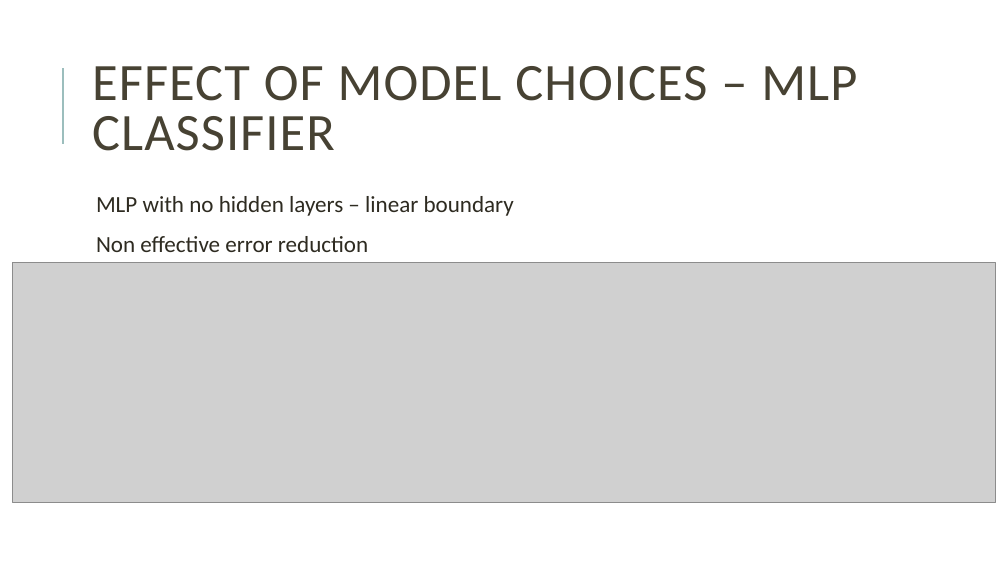
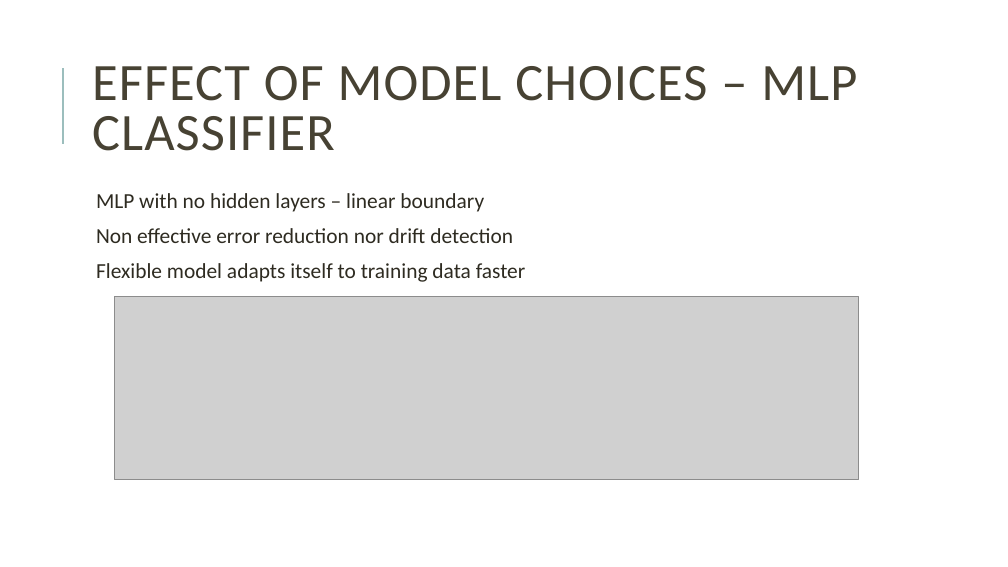
Before and after one commit to miguelFigSilva/dsm_SPC, a slide deck: slide 12 of presentation.pptx (slide 13 before the commit). Drawn at 1008x567 pixels with LibreOffice and Linux fonts; fonts in the diff are those of the drawing; grey boxes stand for pictures. Boxes give left, top, right and bottom in pixels: in the first picture for what was removed or moved away, otherwise in the second. Text is boxed around its words. In the diff, an @@ line names an element or a change of style, - is before the commit and + after.

```diff
--- a/presentation.pptx
+++ b/presentation.pptx
@@ text at [96, 193, 484, 212]: size 22 to 20.4 pt in "MLP with no hidden layers – linear ..."; line spacing 0.9 to 0.8 @@
@@ text at [96, 228, 526, 282]: text changed; size 22 to 20.4 pt @@
-  Non effective error reduction
+  Non effective error reduction nor drift detection
+  Flexible model adapts itself to training data faster
@@ picture: place and size @@
-picture at [13, 263, 995, 503]
+picture at [114, 296, 858, 479]
```
Also in this commit, not shown: 12 other slides changed, 1 slide added, 2 slides removed, 2 other files.
